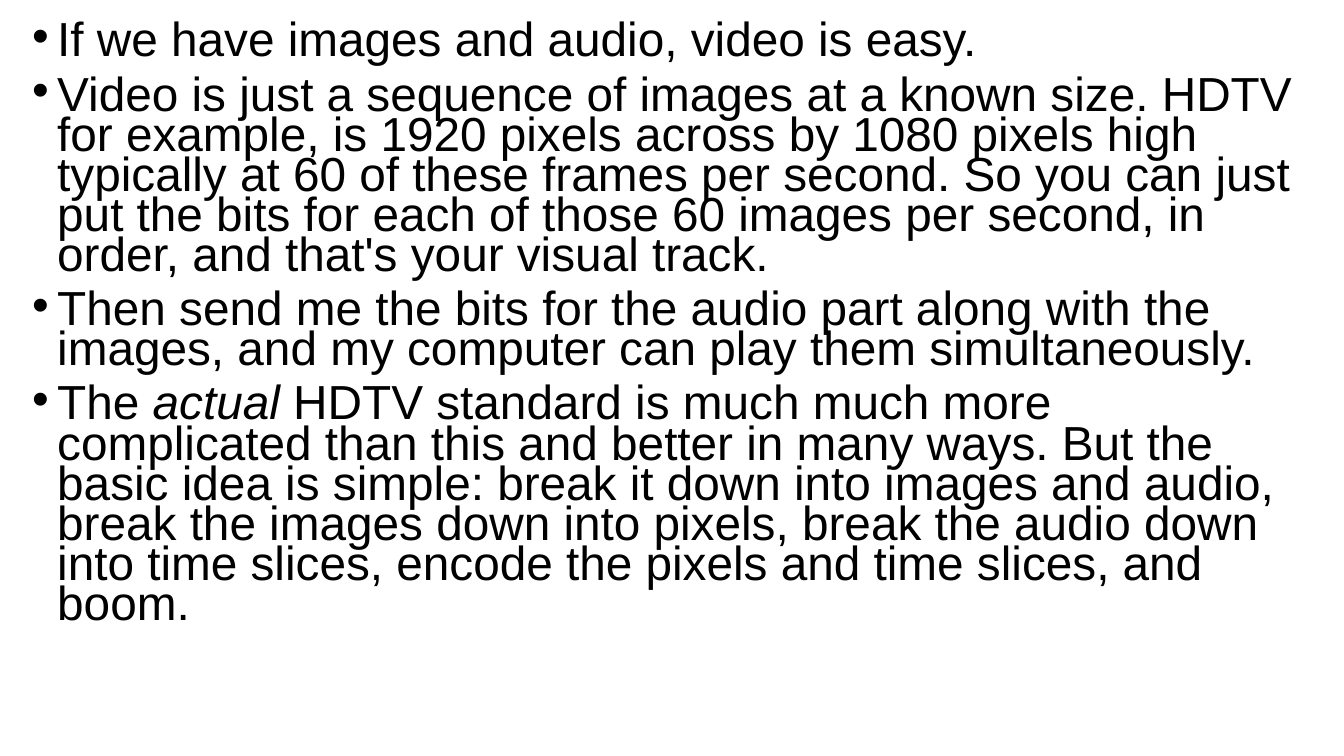
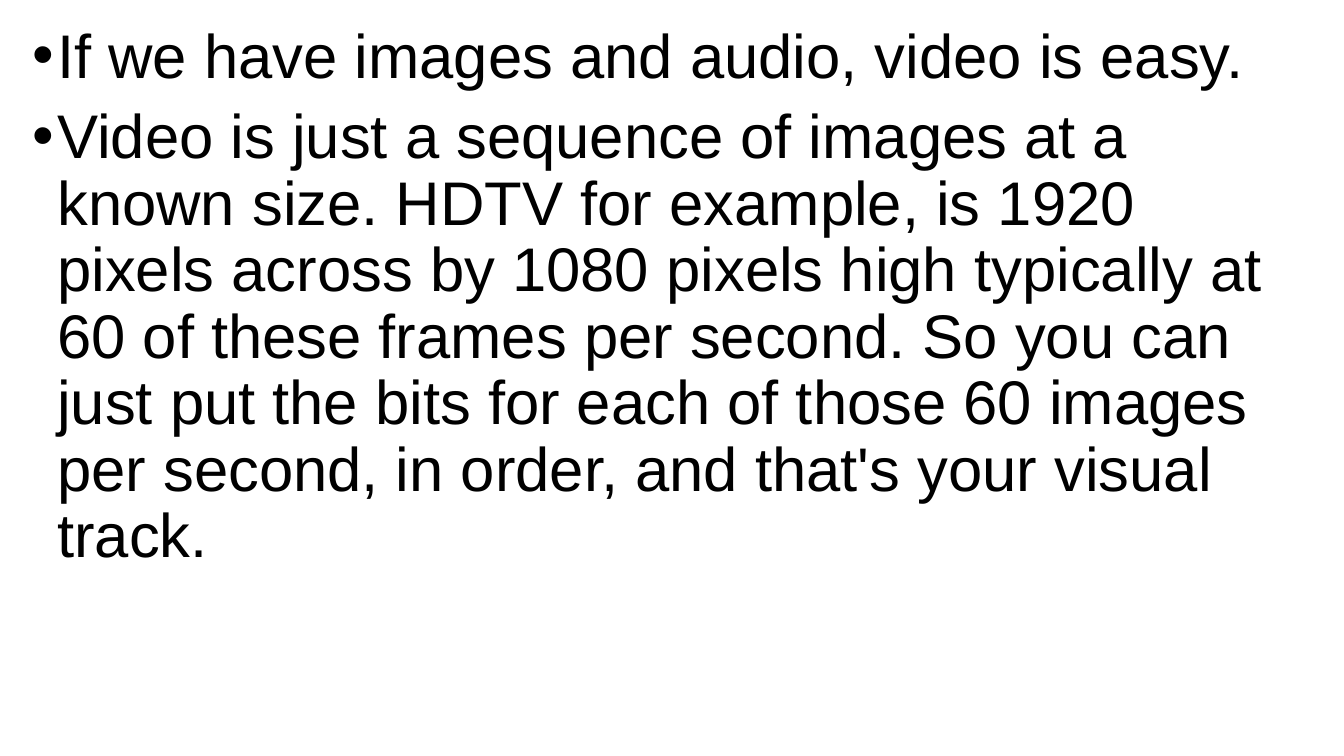
Before and after one commit to grimmelm/ctech404, a slide deck: slide 65 of ctech401/CTECH401_Combined-Slides.pptx (slide 62 before the commit). Drawn at 1344x756 pixels with LibreOffice and Linux fonts; fonts in the diff are those of the drawing. Boxes give left, top, right and bottom in pixels: in the first picture for what was removed or moved away, otherwise in the second. Text is boxed around its words. In the diff, an @@ line names an element or a change of style, - is before the commit and + after.

```diff
--- a/ctech401/CTECH401_Combined-Slides.pptx
+++ b/ctech401/CTECH401_Combined-Slides.pptx
@@ text "If we have images and ..." at (x1=57, y1=33, x2=1261, y2=558): size 34.1 to 44 pt; line spacing 0.7 to 0.9 @@
@@ text at (x1=57, y1=290, x2=1274, y2=621): paragraphs removed @@
-• Then send me the bits for the audio part along with the images, and my computer can play them simultaneously.
-• The actual HDTV standard is much much more complicated than this and better in many ways. But the basic idea is simple: break it down into images and audio, break the images down into pixels, break the audio down into time slices, encode the pixels and time slices, and boom.
```
Also in this commit, not shown: 16 other slides changed, 4 slides added, 1 other file.
